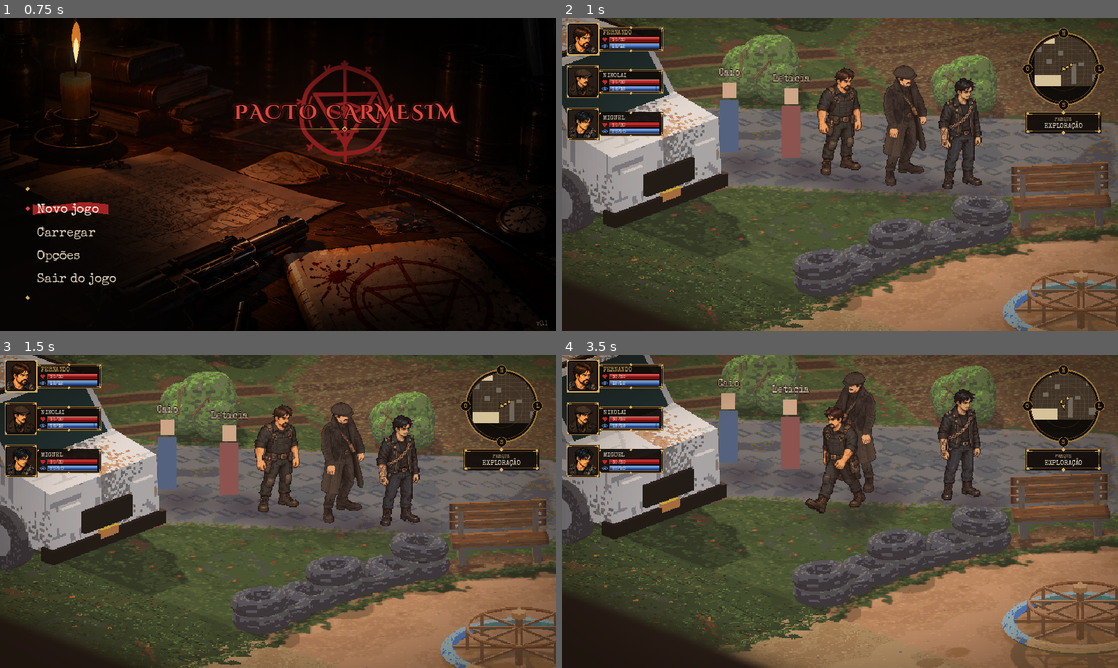
Above: before the commit, frames 1-4 (two rows, left to right).
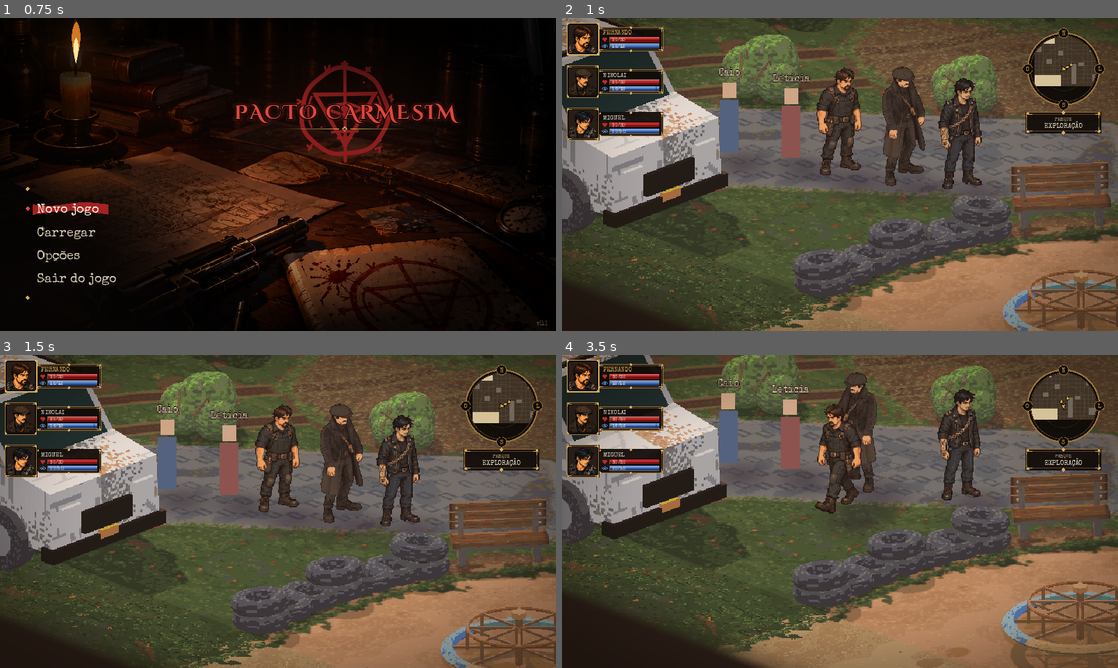
Above: after the commit, the same moments.

Repository: Brombilaa/game
Game: Godot game, scene res://scenes/menu/main_menu.tscn
The game is run twice, just before and just after one commit, with the same random seed, the same clock (stepped at 60 frames per second) and the same inputs.
Inputs (mouse positions are in pixels of both pictures, inside the frame that each line leads up to):
- Up to frame 1 (0.75 s): tap Enter (ui_accept) at 0.5 s; hold Right (ui_right) from 0.53 s (still down); tap R at 0.6 s; click (278, 174) at 0.67 s
- Up to frame 2 (1 s): keep holding Right (ui_right); tap Enter (ui_accept) at 0.77 s
- Up to frame 3 (1.5 s): move the mouse to (166, 527) at 1.27 s; release Right (ui_right) at 1.28 s; hold Down (ui_down) from 1.28 s (still down); tap Space at 1.35 s
- Up to frame 4 (3.5 s): tap Enter (ui_accept) at 1.52, 3.02 s; move the mouse to (895, 442) at 2.02 s; release Down (ui_down) at 2.03 s; hold Right (ui_right) 2.03-2.78 s; tap Tab at 2.1 s; move the mouse to (812, 574) at 2.77 s; hold Up (ui_up) from 2.78 s (still down); tap 1 at 2.85 s; click (812, 574) at 2.92 s

Frame 1 is identical in both runs. In frame 2, 0.6% of the frame differs, in the area x 45-76%, y 15-55%; in frame 3, 0.6%; in frame 4, 1.5%, in the area x 43-57%, y 5-51%.
Error in both runs: Cannot call method 'set_input_as_handled' on a null value. (res://scripts/ui/main_menu.gd:359)

Commit message:
Desacelera animações dos personagens (valores provisórios)
Criatura: golpe 1,2 s, andar 1 s por ciclo, transição 6 q/s, morte 5 q/s.
Nikolai: andar 0,8 s por ciclo, golpe 0,8 s, demais ~70%.
Fernando: andar 0,67 s por ciclo, respirar 0,9 s.

Co-Authored-By: Claude Sonnet 5.5 <noreply@anthropic.com>
Claude-Session: https://claude.ai/code/session_01EDsCLDSFH6a94TscQ8mm4M

Diff:
--- a/scripts/art/anim_sheet.gd
+++ b/scripts/art/anim_sheet.gd
@@ -9,11 +9,13 @@
 const PIVOT := Vector2(192, 358)  # pés no quadro da folha (o mesmo ponto do 2D, a 2x)
 const ROOT := "res://assets/sprites/personagens/nikolai3d/nikolai3d_%s_%s.png"
 # Animação -> quadros por segundo. A ordem é a do ciclo da tecla N na sala de teste.
+# PROVISÓRIO (Léo, 06/11/2026: estavam rápidas demais; ~70% dos valores antigos). Andar do jogo vai por distância (NIKOLAI_WALK_CYCLE_PIXELS)
+# e ataques por NIKOLAI_ATTACK_SECONDS; estes valores valem para parada, morte, levantar, dano e para o ciclo de teste (tecla N).
 const FPS := {
-	"idle": 4.0, "walk": 10.0, "pistol_idle": 6.0, "pistol_walk": 10.0, "crouch_walk": 8.0,
-	"rifle_walk": 10.0, "run": 14.0, "pickup_object": 10.0, "pickup": 5.0, "opening": 5.0,
-	"pistol_aim_prov": 6.0,
-	"pistol_shoot": 8.0, "rifle_fire": 12.0, "punch": 10.0, "kick": 10.0, "hit": 8.0, "death": 8.0, "getup": 5.0,
+	"idle": 3.0, "walk": 8.0, "pistol_idle": 4.5, "pistol_walk": 8.0, "crouch_walk": 6.0,
+	"rifle_walk": 8.0, "run": 11.0, "pickup_object": 8.0, "pickup": 4.0, "opening": 4.0,
+	"pistol_aim_prov": 5.0,
+	"pistol_shoot": 6.0, "rifle_fire": 9.0, "punch": 8.0, "kick": 8.0, "hit": 6.0, "death": 6.0, "getup": 4.0,
 }
 # Animações com o corpo mais largo ou baixo que o quadro padrão (deitado, lance do soco) usam quadro maior;
 # os pés ficam em x = metade da largura e na mesma linha PIVOT.y.
--- a/scripts/art/creature_sheet.gd
+++ b/scripts/art/creature_sheet.gd
@@ -6,7 +6,9 @@
 
 const ROOT := "res://assets/sprites/personagens/criatura_sangue/criatura_%s_%s.png"
 const SCALE := 0.5
-const FPS := {"idle": 3.7, "transition": 10.0, "walk": 6.0, "attack": 5.0, "death": 7.5}
+# Quadros por segundo PROVISÓRIOS (Léo, 06/11/2026: estavam rápidos demais). Antes: idle 3,7, transição 10,
+# andar 6 (hoje o andar vai por distância, ver CREATURE_WALK_CYCLE_PIXELS), ataque 5 (hoje vai por CREATURE_ATTACK_SECONDS), morte 7,5.
+const FPS := {"idle": 3.0, "transition": 6.0, "walk": 6.0, "attack": 5.0, "death": 5.0}
 const NAMES := ["idle", "transition", "walk", "attack", "death"]
 const FRAME := {"idle": 384, "transition": 384, "walk": 384, "attack": 448, "death": 384}
 const PIVOT := {
--- a/scripts/exploration/test_room.gd
+++ b/scripts/exploration/test_room.gd
@@ -57,9 +57,15 @@
 
 # Quadro da caminhada avança por distância percorrida na tela (não por tempo): os pés não deslizam,
 # cada unidade tem a sua própria fase e o ritmo é o mesmo em todas as direções.
-const WALK_FRAME_PIXELS := 15.0
-
-const IDLE_FRAME_SECONDS := 0.7
+# VALORES PROVISÓRIOS (Léo pediu animações mais lentas, 06/11/2026; ajustar testando no jogo).
+# Velocidade de andar = 180 px/s, então ciclo/180 = segundos por passo completo.
+const WALK_FRAME_PIXELS := 20.0  # Fernando e demais folhas 2D de 6 quadros: ciclo de 120 px = 0,67 s (antes 90 px = 0,5 s)
+const NIKOLAI_WALK_CYCLE_PIXELS := 144.0  # Nikolai 3D: 0,8 s por passo completo (antes 0,5 s)
+const CREATURE_WALK_CYCLE_PIXELS := 180.0  # Criatura de Sangue: 1,0 s por ciclo (antes 0,5 s)
+const NIKOLAI_ATTACK_SECONDS := 0.8  # mira/golpe do Nikolai (antes 0,6 s)
+const CREATURE_ATTACK_SECONDS := 1.2  # golpe da Criatura, 16 quadros (antes 0,6 s = 27 quadros/s)
+
+const IDLE_FRAME_SECONDS := 0.9  # antes 0,7
 
 const PLACEHOLDER_SCALE := 2.7  # arte provisória de 32×48 ampliada para ~130 px (a altura do herói)
 
@@ -95,7 +101,7 @@
 const ENEMY_SHEETS := {"cultista": "res://assets/sprites/personagens/cultista"}
 # Variantes em 3D renderizado como pixel art (CreatureSheet): idle, andar, transição, ataque e morte.
 const CREATURE_VARIANT := "criatura_sangue"
-const TRANSITION_SECONDS := 0.9  # a transição (entrada em combate) toca uma vez ao começar o combate
+const TRANSITION_SECONDS := 2.0  # a transição (entrada em combate) toca uma vez ao começar o combate; 12 quadros a 6/s (provisório, antes 0,9 s e cortava o fim)
 
 
 var walls: Array[Rect2] = [
@@ -1073,7 +1079,12 @@
 		_reject(r.reason)
 		return
 	var before := mini(target.pv + int(r.get("damage", 0)), target.max_pv) if r.get("hit", false) else target.pv
-	fx.start(attacker, target, r, before)
+	var aim := CombatFx.AIM_SECONDS
+	if _has_creatures() and enemies.has(attacker):
+		aim = CREATURE_ATTACK_SECONDS
+	elif use_3d and looks.get(attacker, 0) == 1:
+		aim = NIKOLAI_ATTACK_SECONDS
+	fx.start(attacker, target, r, before, aim)
 	queue_redraw()
 
 
@@ -1351,7 +1362,7 @@
 			var count := nikolai3d.frame_count(anim)
 			var f := int(Time.get_ticks_msec() / 1000.0 * AnimSheet.FPS[anim]) % count
 			if walking and anim3d_pick < 0:
-				f = int(walk_dist.get(u, 0.0) / (WALK_FRAME_PIXELS * 6.0 / count)) % count  # passo por distância
+				f = int(walk_dist.get(u, 0.0) / (NIKOLAI_WALK_CYCLE_PIXELS / count)) % count  # passo por distância
 			var pose := _nikolai_pose(u) if anim3d_pick < 0 else []
 			if not pose.is_empty():
 				anim = pose[0]
@@ -1449,7 +1460,7 @@
 				f = mini(int(since * CreatureSheet.FPS["transition"]), creature.frame_count("transition") - 1)
 			elif walking:
 				anim = "walk"
-				f = int(dist / (WALK_FRAME_PIXELS * 6.0 / creature.frame_count("walk"))) % creature.frame_count("walk")
+				f = int(dist / (CREATURE_WALK_CYCLE_PIXELS / creature.frame_count("walk"))) % creature.frame_count("walk")
 			else:
 				f = int(now / 1000.0 * CreatureSheet.FPS["idle"]) % creature.frame_count("idle")
 	creature.draw(self, at, anim, f, dir)
--- a/scripts/ui/combat_fx.gd
+++ b/scripts/ui/combat_fx.gd
@@ -69,15 +69,15 @@
 
 
 # Enfileira a encenação de um ataque já resolvido. `pv_before` é o PV do alvo antes do golpe.
-func start(attacker: Combatant, target: Combatant, r: Dictionary, pv_before: int) -> void:
+func start(attacker: Combatant, target: Combatant, r: Dictionary, pv_before: int, aim_seconds: float = AIM_SECONDS) -> void:
 	hold_pv[target] = pv_before
 	cam_pair = [attacker, target]
-	jobs.append({"attacker": attacker, "target": target, "r": r, "from_pv": pv_before, "time": 0.0})
+	jobs.append({"attacker": attacker, "target": target, "r": r, "from_pv": pv_before, "time": 0.0, "aim": aim_seconds})
 
 
 # Progresso da mira (0 a 1) do trabalho.
 static func aim_progress(job: Dictionary) -> float:
-	return clampf(job["time"] / AIM_SECONDS, 0.0, 1.0)
+	return clampf(job["time"] / float(job.get("aim", AIM_SECONDS)), 0.0, 1.0)
 
 
 # Abatidos que ainda estão sendo encenados (mira pendente ou arremesso em curso).
@@ -150,7 +150,7 @@
 	# Por último: o que nasce no impacto só começa a envelhecer no próximo quadro.
 	for job in jobs.duplicate():
 		job["time"] += delta
-		if job["time"] >= AIM_SECONDS:
+		if job["time"] >= float(job.get("aim", AIM_SECONDS)):
 			jobs.erase(job)
 			_impact(job)
 
--- a/tests/test_combat_fx.gd
+++ b/tests/test_combat_fx.gd
@@ -74,6 +74,12 @@
 	fx.update(0.61)
 	_check(fx.kicks.has(t) and fx.kicks[t]["dist"] == CombatFx.DODGE_PX and fx.flash_red == 0.0 and fx.shake_time == 0.0, "erro: o alvo desvia 10 px")
 
+	# Mira mais longa (Criatura de Sangue, valor provisório 1,2 s).
+	fx.update(2.0)
+	fx.start(a, t, {"ok": true, "hit": false, "crit": false, "blocked": false}, 20, 1.2)
+	fx.update(0.6)
+	_check(fx.jobs.size() == 1 and is_equal_approx(CombatFx.aim_progress(fx.jobs[0]), 0.5), "mira de 1,2 s: na metade do tempo o golpe está na metade")
+
 	print("Falhas: %d" % failures)
 	quit(1 if failures > 0 else 0)
 
